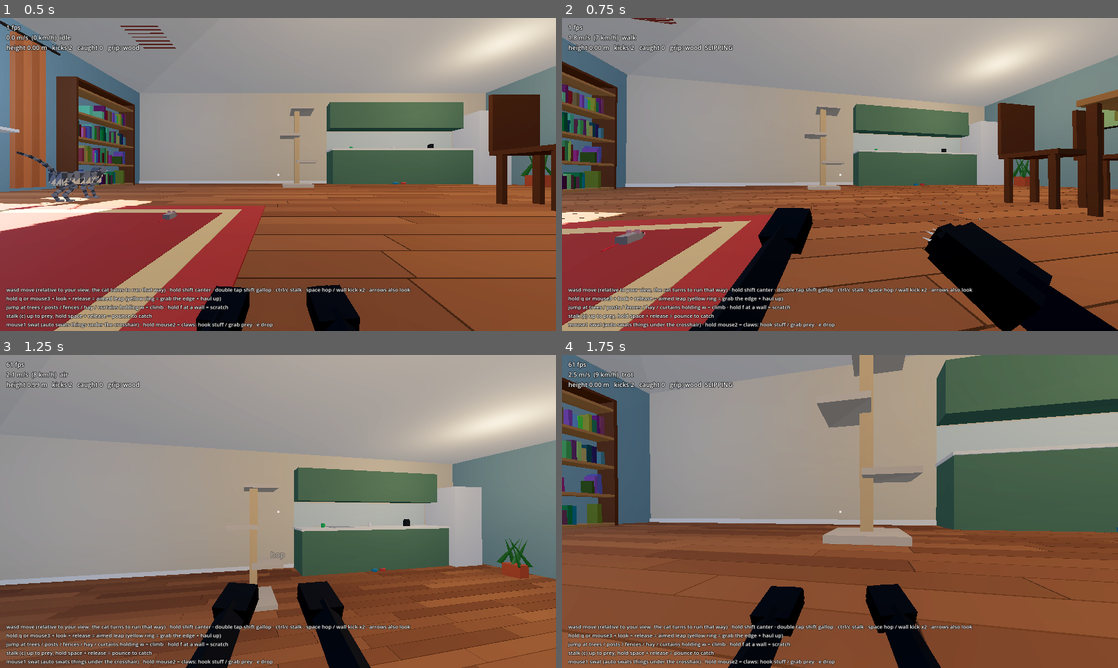
Above: before the commit, frames 1-4 (two rows, left to right).
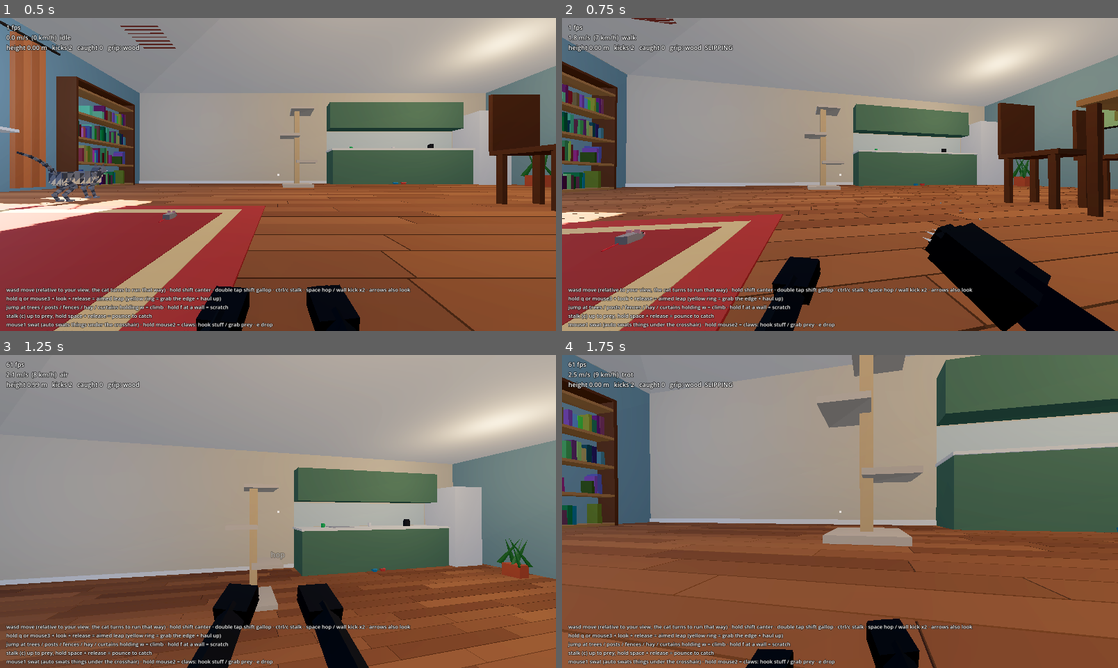
Above: after the commit, the same moments.

Repository: ArthurJClack/catgame
Game: Godot game, scene res://main.tscn
The game is run twice, just before and just after one commit, with the same random seed, the same clock (stepped at 60 frames per second) and the same inputs.
Inputs (mouse positions are in pixels of both pictures, inside the frame that each line leads up to):
- Up to frame 1 (0.5 s): no input
- Up to frame 2 (0.75 s): tap Enter at 0.5 s; move the mouse to (867, 174) at 0.52 s; hold W from 0.53 s (still down); hold Shift from 0.53 s (still down); click (867, 174) at 0.67 s
- Up to frame 3 (1.25 s): keep holding W; keep holding Shift; tap Space at 0.77, 1.07 s
- Up to frame 4 (1.75 s): keep holding W; move the mouse to (812, 511) at 1.27 s; release Shift at 1.28 s; tap Ctrl at 1.35 s; tap Space at 1.52 s

Frame 1 is identical in both runs. In frame 2, 4.5% of the frame differs, in the area x 22-100%, y 60-100%; in frame 3, 0.2%; in frame 4, 3.4%.

Commit message:
fix front paws lifting off the ground while moving
ground slip (grip running out on hard starts/turns, mostly on wood and
tile) was fed into rig.scramble, the wall-scramble pose, which lifts the
front paws ~20 cm into a clawing pose. slip now only brings the claws out
(rig.slip_claws) and the paws keep walking.

wall_sliding was also never cleared once grounded, so landing out of a
wall slide left the paws stuck in the scramble pose until the next jump.

adds --pawtest to preview.gd to check both.

Co-Authored-By: Claude Opus 5.5 <noreply@anthropic.com>
Claude-Session: https://claude.ai/code/session_01UDbNaKN8yUwvLnn1RXoitY

Diff:
--- a/scripts/cat_player.gd
+++ b/scripts/cat_player.gd
@@ -634,6 +634,9 @@
 			scramble_t = 0.0
 
 	# gravity
+	if grounded:
+		# landing out of a wall slide used to leave this stuck on, so the paws stayed in the scramble pose
+		wall_sliding = false
 	if not grounded:
 		velocity.y -= G * dt
 		# claws out: pushing into a wall while falling drags you down slowly
@@ -728,7 +731,11 @@
 	# the head turns a little toward where you're looking
 	var lyaw := clampf(wrapf(orb_yaw - yaw, -PI, PI), -1.2, 1.2) * 0.7 * (1.0 - w_face)
 	rig.look_yaw = LowPoly.damp(rig.look_yaw, lyaw, 10.0, dt)
-	rig.scramble = LowPoly.damp(rig.scramble, 1.0 if scramble_t > 0.0 else (0.6 if wall_sliding else minf(slip * 1.3, 1.0)), 14.0, dt)
+	# wall scramble pose only. ground slip used to feed this too, which threw the front paws up into
+	# the wall-claw pose whenever grip ran out on the floor (hard starts / turns on wood or tile).
+	# slipping now just shows the claws and the paws stay on the ground.
+	rig.scramble = LowPoly.damp(rig.scramble, 1.0 if scramble_t > 0.0 else (0.6 if wall_sliding else 0.0), 14.0, dt)
+	rig.slip_claws = minf(slip * 1.3, 1.0) if is_on_floor() else 0.0
 	rig.climb = w_climb
 	rig.clamber = w_clamber
 	rig.clamber_pull = clampf(clamber_t / 0.55, 0.0, 1.0) if (clambering and clamber_phase == 2) else (1.0 if not clambering else 0.0)
--- a/scripts/cat_rig.gd
+++ b/scripts/cat_rig.gd
@@ -41,6 +41,7 @@
 var loaf := 0.0          # legs tucked under, eyes half shut
 var pin := 0.0           # forepaws slammed down together (pounce landing), decays by itself
 var claws_out := 0.0     # read only
+var slip_claws := 0.0    # 0..1 paws slipping on the floor: claws come out, paws stay down
 
 # ---------------- state (readable by others) ----------------
 var phase := 0.0
@@ -859,7 +860,7 @@
 	var hs := clampf(spd / 2.5, 0.0, 1.0)
 	var rise := clampf(_vy / 3.5, -1.0, 1.0)
 	var lp := to_local(ledge_world) if clamber > 0.0 else Vector3.ZERO
-	var claws := maxf(maxf(scramble, scratch), maxf(climb, clamber))
+	var claws := maxf(maxf(maxf(scramble, slip_claws), scratch), maxf(climb, clamber))
 	claws = maxf(claws, maxf(pin, _air_w * hs * clampf(rise + 0.8, 0.0, 1.0)))
 	claws_out = LowPoly.damp(claws_out, claws, 14.0, dt)
 	if (_swat_t >= 0.0 and _swat_t < 0.26) or claw_on:
--- a/scripts/preview.gd
+++ b/scripts/preview.gd
@@ -83,6 +83,10 @@
 		p.bot.yaw = -0.6
 		p.bot.move = Vector2(0, float(args[args.find("--fpshot") + 2]))
 		p.cam.current = true
+		return
+	if "--pawtest" in args:
+		cat.visible = false
+		_run_pawtest()
 		return
 	if "--hoptest" in args:
 		cat.visible = false
@@ -1216,3 +1220,63 @@
 		bot.sprint = false
 		print("grip on %s->%s: speed %.2f  max slip %.2f  turf %d" % [sf0, p.surface, top, mx, p._tears.size()])
 	get_tree().quit()
+
+
+# front paws must stay on the ground while running and slipping on the floor (bug: low grip threw
+# them up into the wall-scramble pose). sprints on wood, yanks the heading round, starts/stops hard
+func _run_pawtest() -> void:
+	var p: CatPlayer = main.player
+	var bot: Dictionary = p.bot
+	p.set_view(0)
+	for spot in [Vector3(0.0, 0.02, -3.0), Vector3(0.0, 0.02, 9.0)]:
+		p.global_position = spot
+		p.velocity = Vector3.ZERO
+		bot.yaw = PI / 2
+		for i in 30:
+			await get_tree().physics_frame
+		var surf: String = p.surface
+		var hi := 0.0
+		var mslip := 0.0
+		var msc := 0.0
+		var n := 0
+		for step in [[Vector2(0, 1), true, PI / 2, 90], [Vector2(0, 1), true, -PI / 2, 70], [Vector2.ZERO, false, -PI / 2, 30], [Vector2(0, 1), true, 0.0, 50], [Vector2(0, 1), false, PI, 60], [Vector2.ZERO, false, PI, 30]]:
+			bot.move = step[0]
+			bot.sprint = step[1]
+			bot.yaw = step[2]
+			for i in step[3]:
+				await get_tree().physics_frame
+				if p.is_on_floor():
+					n += 1
+					mslip = maxf(mslip, p.slip)
+					msc = maxf(msc, p.rig.scramble)
+					hi = maxf(hi, maxf(p.rig.fp_foot[0].y, p.rig.fp_foot[1].y))
+		bot.move = Vector2.ZERO
+		bot.sprint = false
+		print("pawtest on %s: grounded frames %d  max slip %.2f  max scramble %.2f  max front paw height %.3f m" % [surf, n, mslip, msc, hi])
+	# land out of a wall slide: scramble must not stay on afterwards
+	p.global_position = Vector3(0.0, 0.02, -3.0)
+	p.velocity = Vector3.ZERO
+	for i in 20:
+		await get_tree().physics_frame
+	p.wall_sliding = true
+	bot.move = Vector2(0, 1)
+	var sc_end := 0.0
+	for i in 60:
+		await get_tree().physics_frame
+		sc_end = p.rig.scramble
+	bot.move = Vector2.ZERO
+	print("pawtest after landing from a wall slide: wall_sliding=%s scramble %.2f" % [p.wall_sliding, sc_end])
+	# baseline: plain straight trot, no slip
+	p.global_position = Vector3(0.0, 0.02, -3.0)
+	bot.yaw = PI / 2
+	for i in 30:
+		await get_tree().physics_frame
+	var hb := 0.0
+	bot.move = Vector2(0, 1)
+	for i in 120:
+		await get_tree().physics_frame
+		if i > 40:
+			hb = maxf(hb, maxf(p.rig.fp_foot[0].y, p.rig.fp_foot[1].y))
+	bot.move = Vector2.ZERO
+	print("pawtest baseline trot front paw height %.3f m" % hb)
+	get_tree().quit()
